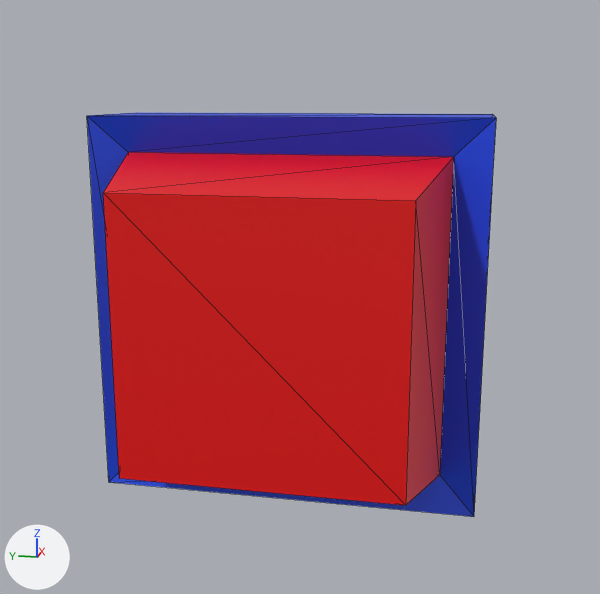
Renders of the glTF model public/button.glb from each side of a commit.
Camera for both pictures: a 50 mm lens placed at (1.02, -0.137, 1.623), pointed at (1.652, -0.011, 1.465). Lighting does not change. The marker at lower left points along +X, +Y and +Z. Mesh edges are drawn as thin lines. Where no turn or scale is listed for an object, it has been applied to the vertices. Vertices at the same position are counted once.
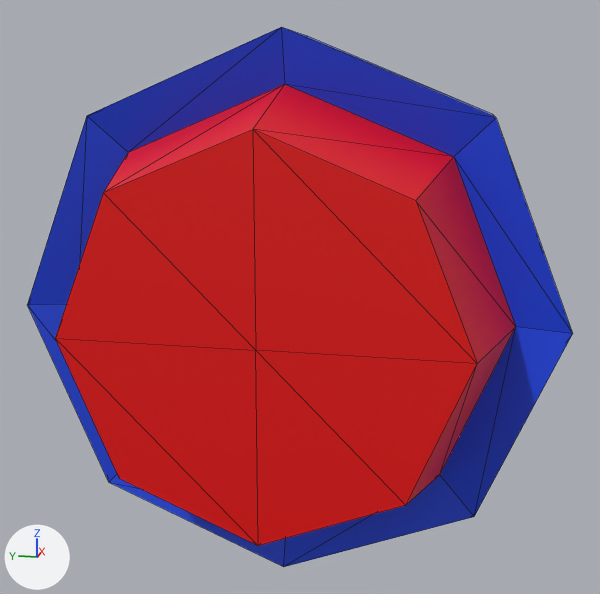
Where the change shows, as pixel boxes (x1, y1, x2, y2) in the pictures (600 x 594 px):
'Cube.001', reshaped (33% wider, 34% taller): before (87, 113, 496, 517); after (27, 27, 573, 567)

What changed in the scene script:
```text
Change me_cube_004:
    used by ob_cube_001; location = (1.5856, 0.0, 1.4507)
    remove me_cube_004.from_pydata(...)  # 16 vertices, 28 faces; spans x -0.034..0.155, y -0.155..0.155, z -0.155..0.155
    add me_cube_004.from_pydata(...)  # 34 vertices, 64 faces; spans x -0.034..0.155, y -0.219..0.219, z -0.219..0.219
    me_cube_004 part 1
    28 faces are deleted
    18 vertices are added at x -0.034..0.155, y -0.219..0.219, z -0.219..0.219
    40 new faces join them, mat_material_001 (blue #1445e7)
    24 new faces join them, mat_material_002 (red #e70100)
```
